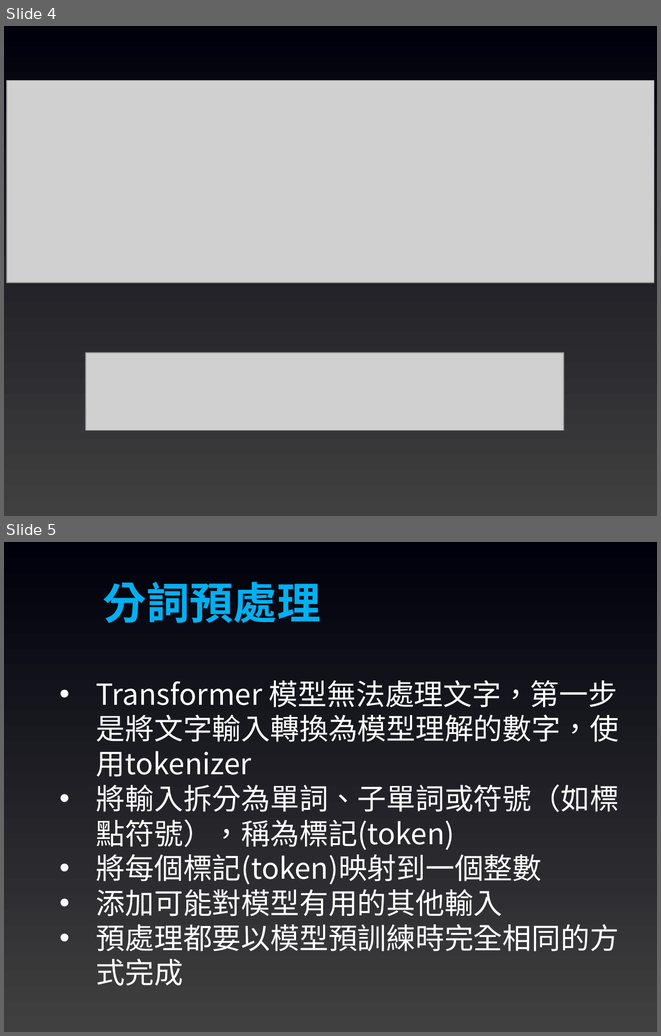
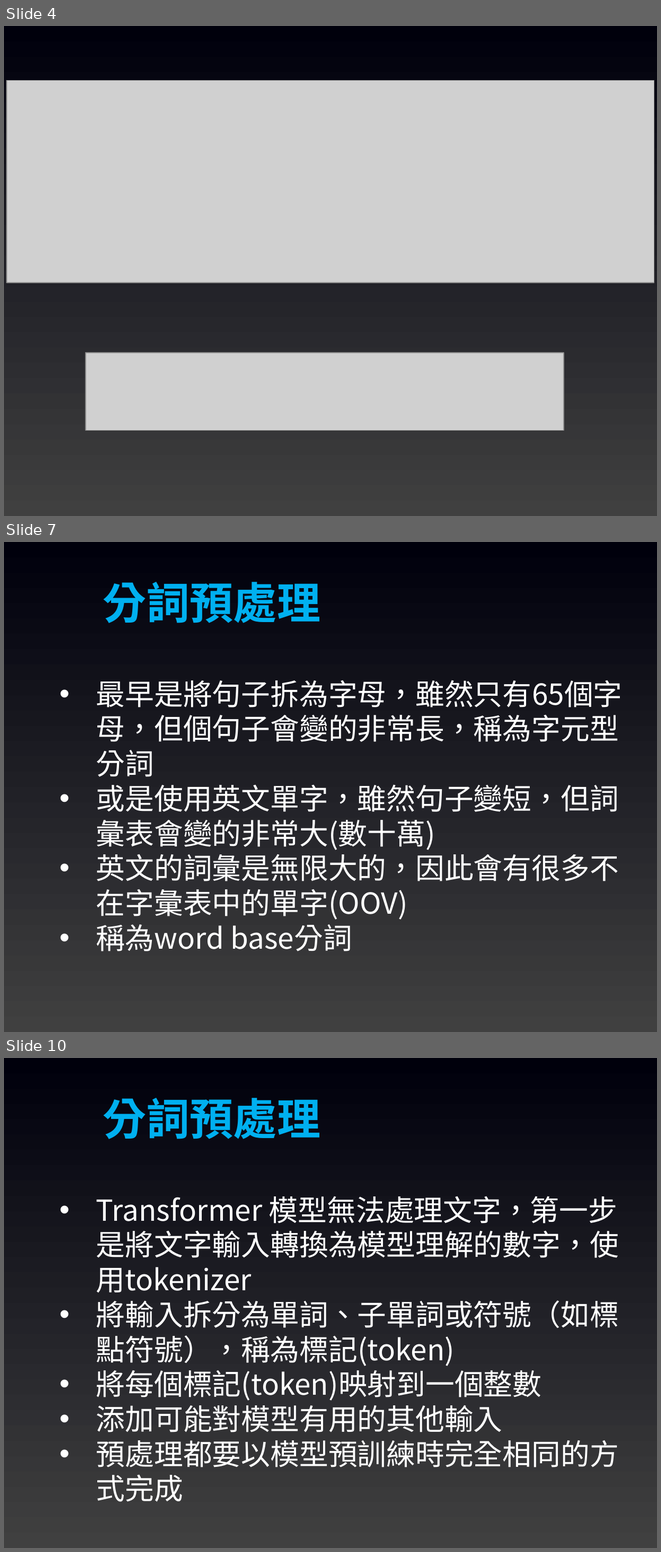
Before and after one commit to joshhu/mustllm2024, a slide deck: Slides/Week03/07：NLP任務的內部結構.pptx. Shown one above the other, each under a label of ours: slides 4 and 5 before the commit, slides 4, 7 and 10 after it; the slides between them are not shown. The pictures are 661x1036 and 661x1552 pixels, drawn with LibreOffice and Linux fonts; fonts in the diff are those of the drawing; grey boxes stand for pictures. Boxes give left, top, right and bottom in pixels: in the first picture for what was removed or moved away, otherwise in the second. Text is boxed around its words. In the diff, an @@ line names an element or a change of style, - is before the commit and + after.

```diff
--- a/Slides/Week03/07：NLP任務的內部結構.pptx
+++ b/Slides/Week03/07：NLP任務的內部結構.pptx
@@ slide 7 added at [4,542,657,1032], background gradient #404040 to #00000C @@
@@ text added at [103,582,321,623], 48 pt, text #00B0F0, bold @@
+分詞預處理
@@ text added at [96,680,623,951], 32 pt, text #FFFFFF @@
+• 最早是將句子拆為字母，雖然只有65個字母，但個句子會變的非常長，稱為字元型分詞
+• 或是使用英文單字，雖然句子變短，但詞彙表會變的非常大(數十萬)
+• 英文的詞彙是無限大的，因此會有很多不在字彙表中的單字(OOV)
+• 稱為word base分詞
@@ what was slide 5 is now slide 10 @@
```
Also in this commit, not shown: 1 slide changed, 6 other slides added, 7 other files.
